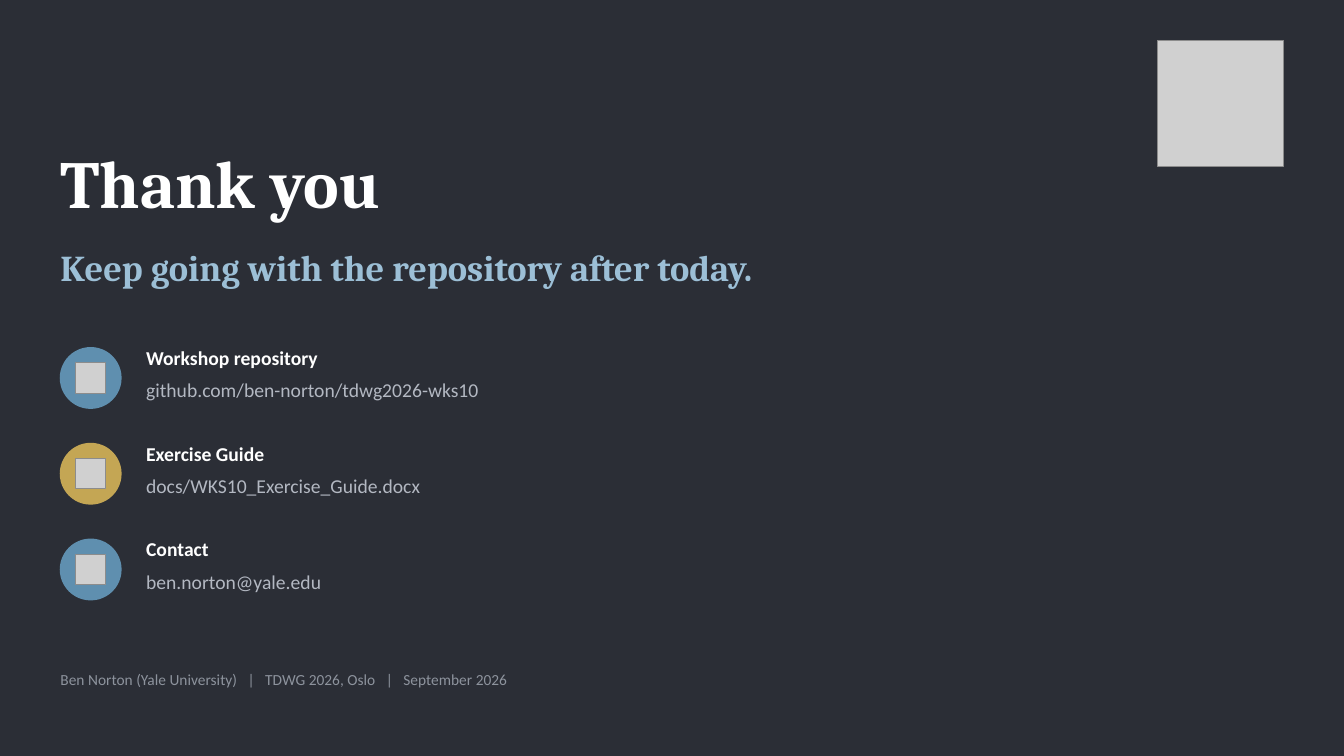
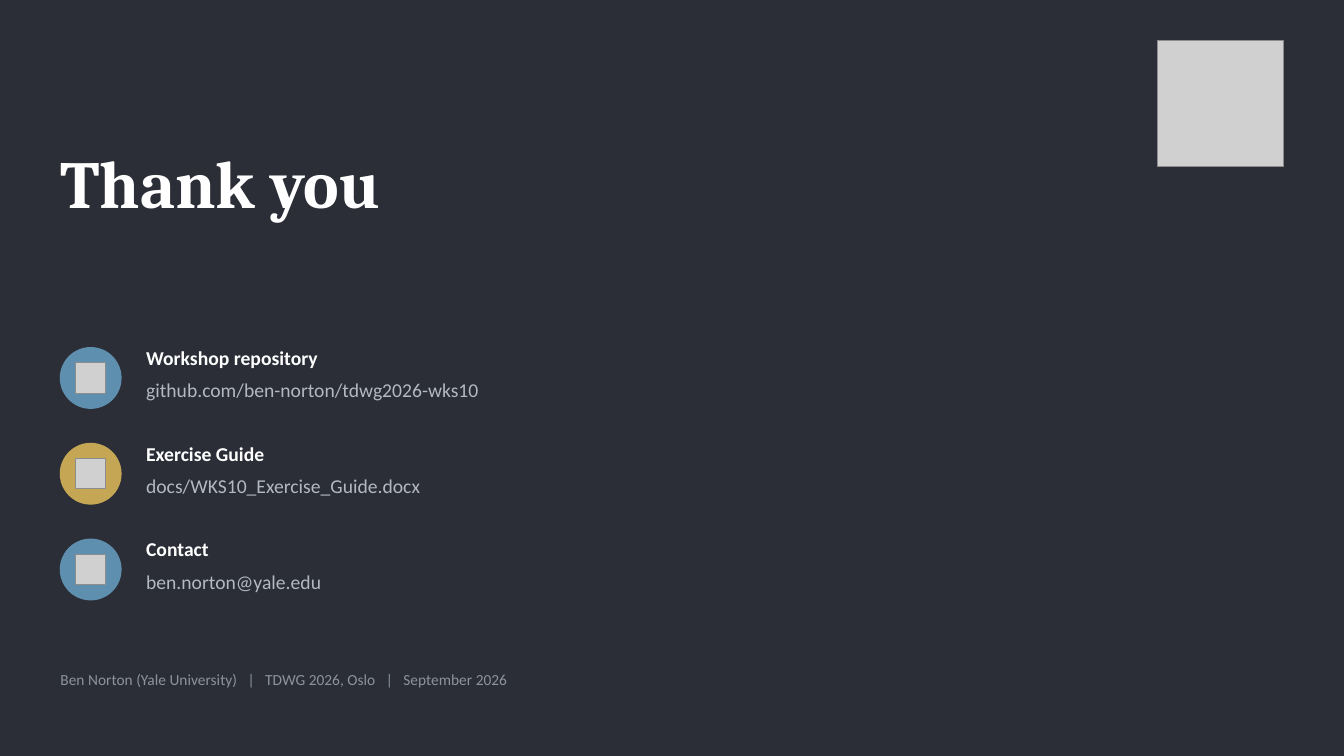
Before and after one commit to ben-norton/tdwg2026-wks10, a slide deck: slide 24 of docs/presentation/WKS10_Presentation.pptx. Drawn at 1344x756 pixels with LibreOffice and Linux fonts; fonts in the diff are those of the drawing; grey boxes stand for pictures. Boxes give left, top, right and bottom in pixels: in the first picture for what was removed or moved away, otherwise in the second. Text is boxed around its words. In the diff, an @@ line names an element or a change of style, - is before the commit and + after.

```diff
--- a/docs/presentation/WKS10_Presentation.pptx
+++ b/docs/presentation/WKS10_Presentation.pptx
@@ text removed at bbox=[60, 255, 752, 289] @@
-Keep going with the repository after today.
```
Also in this commit, not shown: 2 other slides changed, 1 other file.
